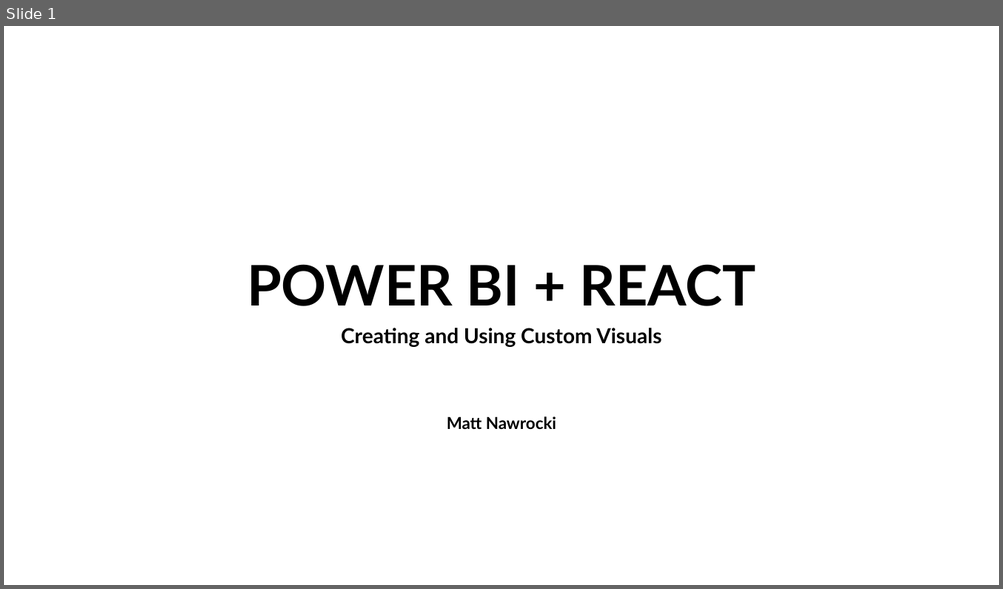
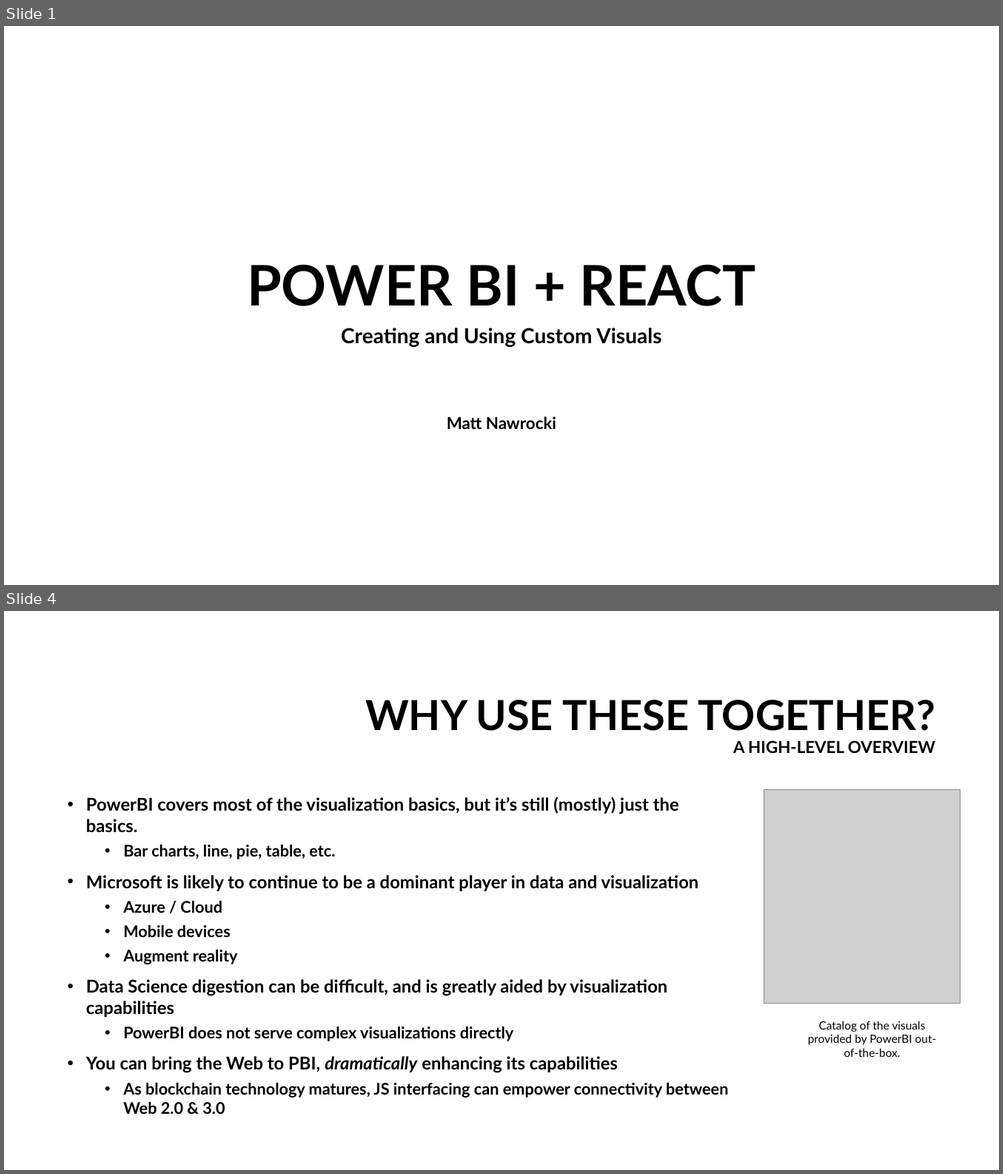
Before and after one commit to mjn1021/bubbles, a slide deck: docs/Power BI & React.pptx. Shown one above the other, each under a label of ours: slide 1 before the commit, slides 1 and 4 after it; the slides between them are not shown. The pictures are 1003x589 and 1003x1174 pixels, drawn with LibreOffice and Linux fonts; fonts in the diff are those of the drawing; grey boxes stand for pictures; background and template pictures are left out. Boxes give left, top, right and bottom in pixels: in the first picture for what was removed or moved away, otherwise in the second. Text is boxed around its words. In the diff, an @@ line names an element or a change of style, - is before the commit and + after.

```diff
--- a/docs/Power BI & React.pptx
+++ b/docs/Power BI & React.pptx
@@ slide 4 added at [4, 611, 999, 1170], background #FFFFFF @@
@@ title added at [365, 700, 936, 753], 40 pt, text #000000, bold @@
+WHY USE THESE TOGETHER?
+A HIGH-LEVEL OVERVIEW
@@ text added at [86, 797, 728, 1114], 17.1 pt, text #000000, bold @@
+• PowerBI covers most of the visualization basics, but it’s still (mostly) just the basics.
+  • Bar charts, line, pie, table, etc.
+• Microsoft is likely to continue to be a dominant player in data and visualization
+  • Azure / Cloud
+  • Mobile devices
+  • Augment reality
+• Data Science digestion can be difficult, and is greatly aided by visualization capabilities
+  • PowerBI does not serve complex visualizations directly
+• You can bring the Web to PBI, dramatically enhancing its capabilities
+  • As blockchain technology matures, JS interfacing can empower connectivity between Web 2.0 & 3.0
@@ picture added at [763, 790, 960, 1003] @@
@@ text added at [808, 1021, 936, 1057], 11 pt, text #000000 @@
+Catalog of the visuals provided by PowerBI out-of-the-box.
```
Also in this commit, not shown: 4 slides changed, 1 other slide added.
